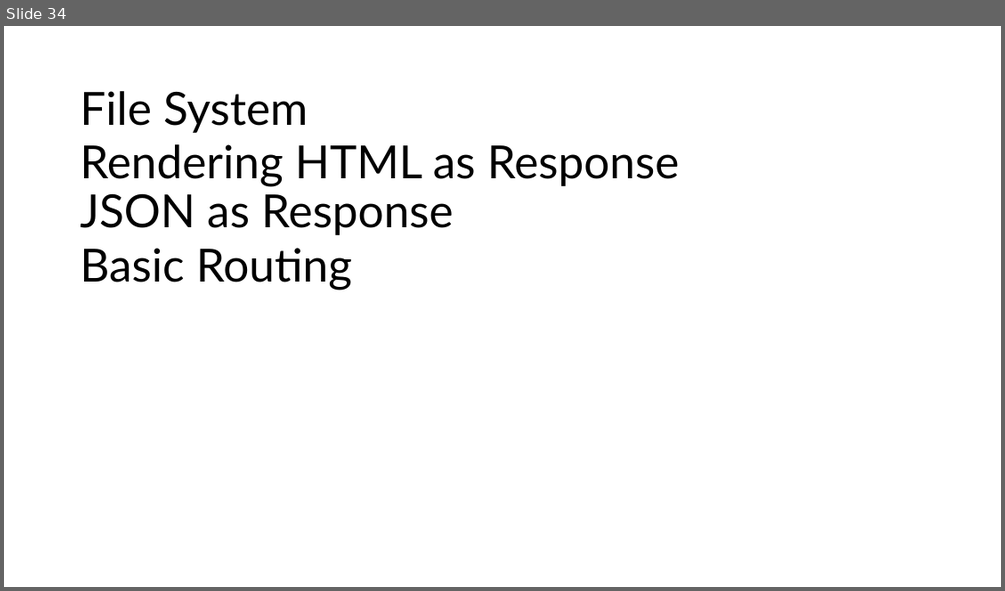
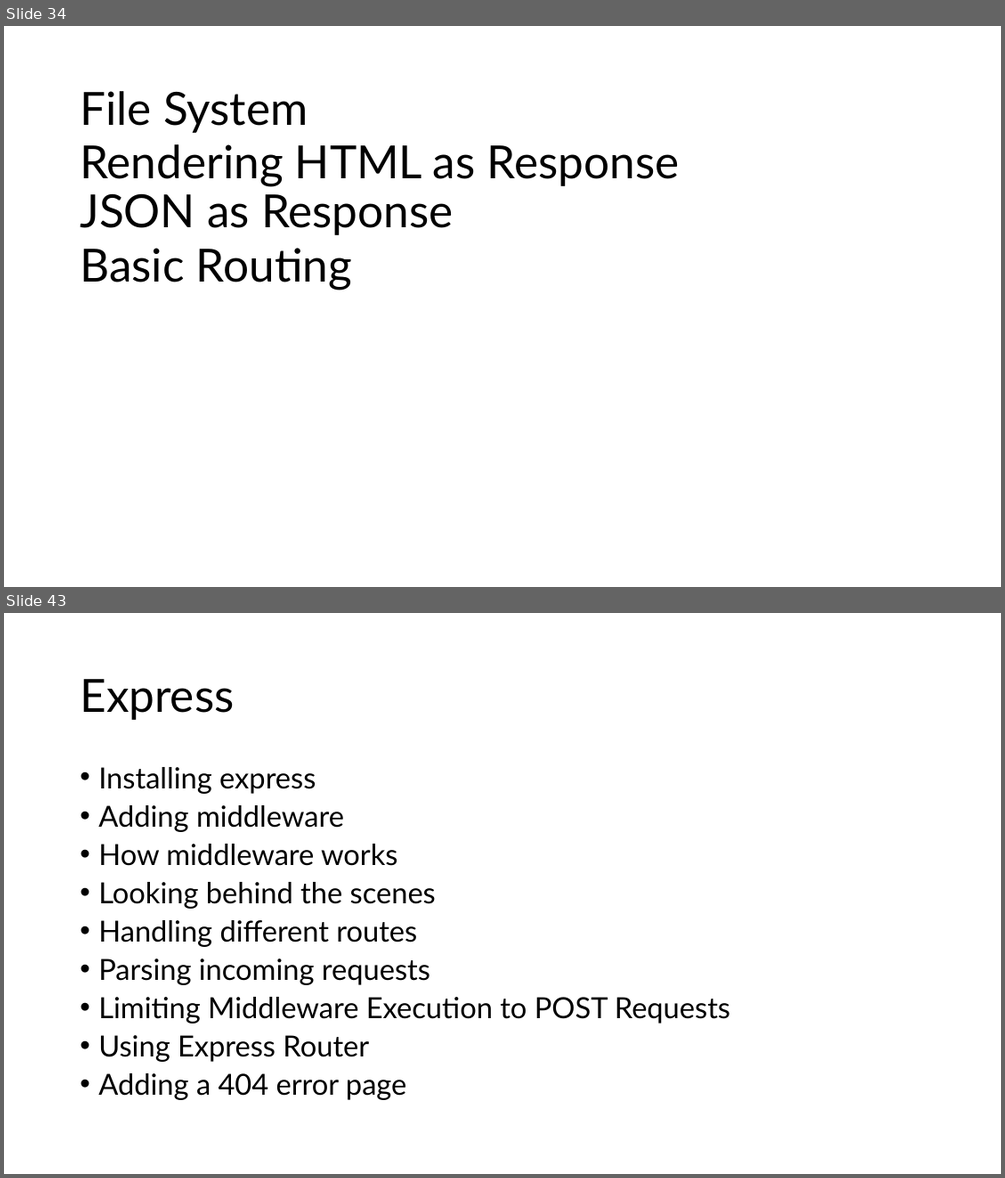
Before and after one commit to PiyushChaturvedii/Batch05, a slide deck: node/Nodejs.pptx. Shown one above the other, each under a label of ours: slide 34 before the commit, slides 34 and 43 after it; the slides between them are not shown. The pictures are 1005x591 and 1005x1178 pixels, drawn with LibreOffice and Linux fonts; fonts in the diff are those of the drawing. Boxes give left, top, right and bottom in pixels: in the first picture for what was removed or moved away, otherwise in the second. Text is boxed around its words. In the diff, an @@ line names an element or a change of style, - is before the commit and + after.

```diff
--- a/node/Nodejs.pptx
+++ b/node/Nodejs.pptx
@@ slide 43 added at (4,613,1001,1174), background #FFFFFF @@
@@ title added at (80,679,234,720), 44 pt, text #000000 @@
+Express
@@ text added at (98,767,730,1100), 28 pt, text #000000 @@
+• Installing express
+• Adding middleware
+• How middleware works
+• Looking behind the scenes
+• Handling different routes
+• Parsing incoming requests
+• Limiting Middleware Execution to POST Requests
+• Using Express Router
+• Adding a 404 error page
```
Also in this commit, not shown: 9 other slides added, 27 other files.
